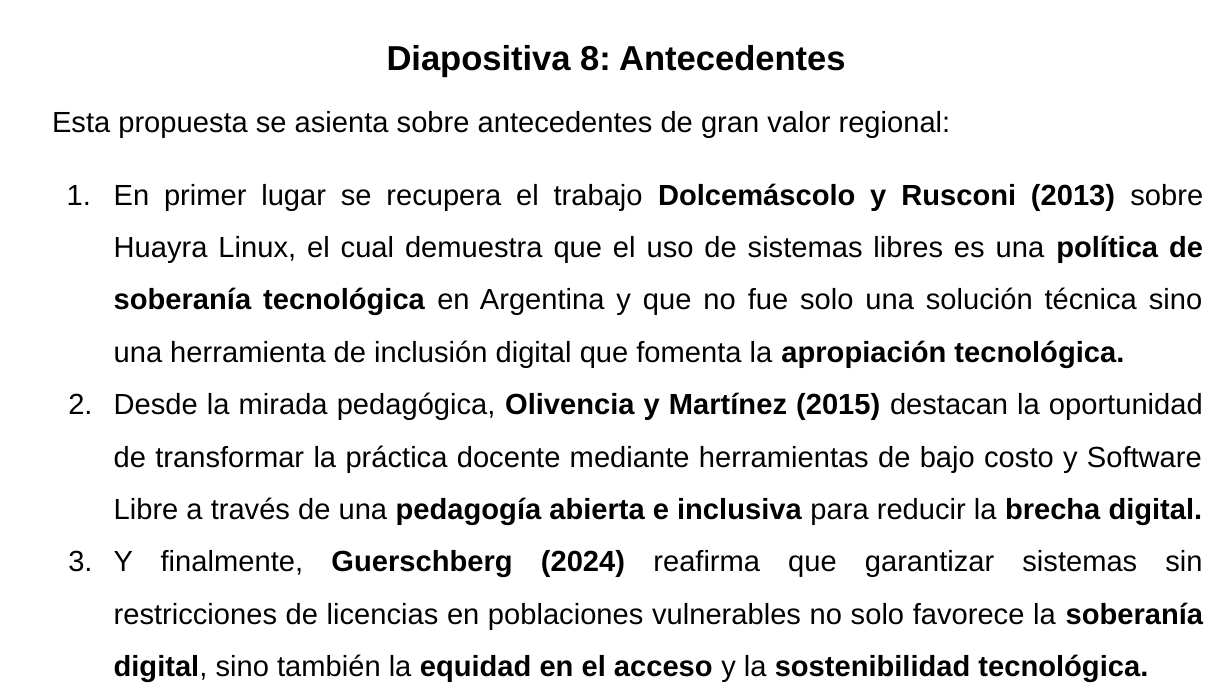
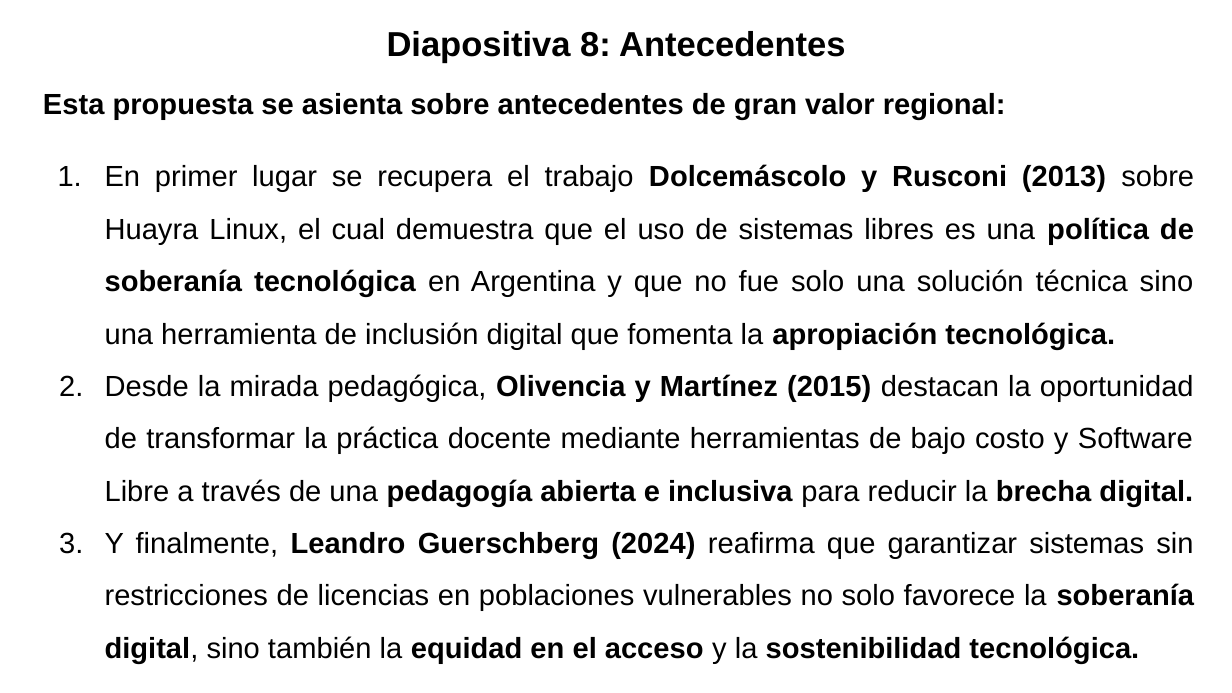
Before and after one commit to gabrielinuz/gabrielinuz.github.io, a slide deck: slide 9 of doc/GUION_DE_DEFENSA_LTE.pptx. Drawn at 1232x693 pixels with LibreOffice and Linux fonts; fonts in the diff are those of the drawing. Boxes give left, top, right and bottom in pixels: in the first picture for what was removed or moved away, otherwise in the second. Text is boxed around its words. In the diff, an @@ line names an element or a change of style, - is before the commit and + after.

```diff
--- a/doc/GUION_DE_DEFENSA_LTE.pptx
+++ b/doc/GUION_DE_DEFENSA_LTE.pptx
@@ title "Diapositiva 8: Antecedentes": place and size @@
-title "Diapositiva 8: Antecedentes" at [387, 45, 845, 77]
+title "Diapositiva 8: Antecedentes" at [387, 31, 845, 64]
@@ text "Esta propuesta se asienta sobre ...": place and size @@
-text "Esta propuesta se asienta sobre ..." at [52, 111, 1204, 681]
+text "Esta propuesta se asienta sobre ..." at [43, 93, 1195, 663]
@@ text at [43, 93, 1006, 119]: bold on in "Esta propuesta se asienta sobre antecedentes de ..." @@
@@ text at [105, 532, 1195, 663]: text changed @@
-3. Y finalmente, Guerschberg (2024) reafirma que garantizar sistemas sin restricciones de licencias en poblaciones vulnerables no solo favorece la soberanía digital, sino también la equidad en el acceso y la sostenibilidad tecnológica.
+3. Y finalmente, Leandro Guerschberg (2024) reafirma que garantizar sistemas sin restricciones de licencias en poblaciones vulnerables no solo favorece la soberanía digital, sino también la equidad en el acceso y la sostenibilidad tecnológica.
```
Also in this commit, not shown: 15 other slides changed, 1 other file.
